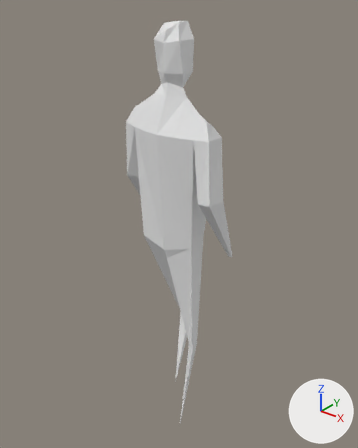
An edit to the Blender file Player.blend, drawn before and after from the same camera.
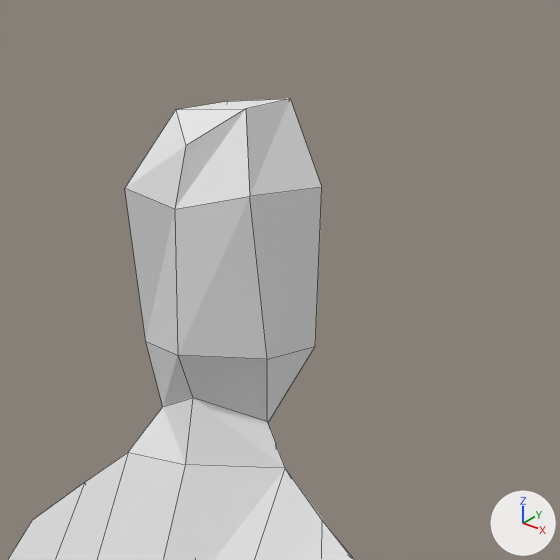
Old and new are each drawn whole from a 50 mm lens placed at (5.28, -6.53, 4.22), pointed at (-0.17, 0.28, 0.0) and again close up on the part from 36% to 68% of the width and 0% to 26% of the height. The axes (+X, +Y, +Z) are drawn at lower right. The lights are the same throughout. The close-ups show mesh edges as thin lines.
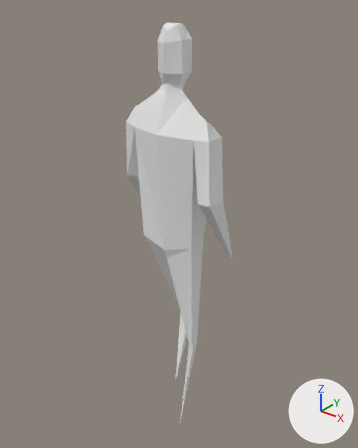
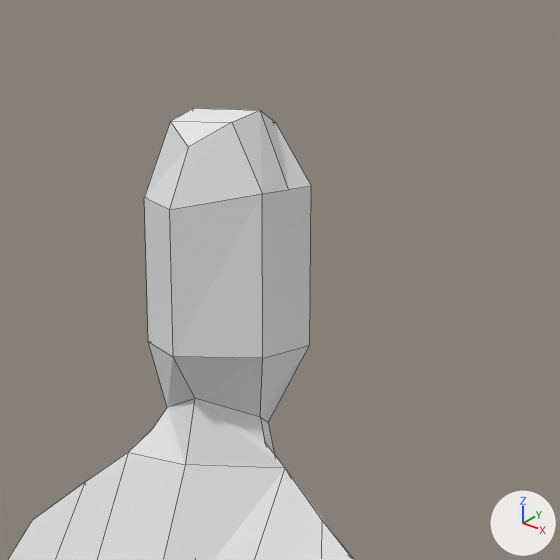
Changed parts and their boxes [x1, y1, x2, y2] in the close-ups (560 x 560 px):
'Cube', reshaped
    before: [8, 99, 354, 560]
    after: [8, 108, 354, 560]
part 1 of me_cube, built on
    before: [125, 99, 322, 468]
    after: [129, 108, 311, 468]

What changed in the scene script:
```text
Change me_cube:
    where me_cube.from_pydata(...)  # 95 vertices, 95 faces; spans x -1.38..1.06, y -0.66..0.95, z -4.14..3.67
    used by ob_cube; location = (0.0, 0.0, 0.0)
    verts and faces of me_cube; kept vertices keep their numbers, new ones are numbered from 95
    before: 62 (-0.36, 0.04, 2.68), 63 (0.08, 0.07, 2.67), 64 (-0.22, 0.52, 3.52), 65 (-0.34, 0.38, 3.65), 66 (-0.08, 0.4, 3.67)
    before: 67 (-0.32, 0.09, 3.64), 68 (-0.04, 0.11, 3.66), 69 (0.14, 0.0, 2.89), 70 (-0.42, 0.03, 2.89), 71 (-0.46, 0.28, 2.86)
    before: 72 (-0.21, 0.47, 2.8), 73 (0.12, 0.3, 2.9), 74 (-0.16, -0.06, 3.55), 75 (-0.22, 0.55, 3.38), 76 (-0.16, -0.11, 3.35)
    before: 77 (-0.15, -0.12, 2.89), 78 (-0.43, -0.06, 3.4), 79 (0.1, 0.34, 3.4), 80 (-0.48, 0.37, 3.4), 81 (0.1, -0.04, 3.41)
    before: 85 (-0.15, -0.04, 2.74), 93 (-0.4, 0.0, 2.6), 94 (0.13, 0.06, 2.6)
    me_cube part 1
    add delete_faces([(66, 68, 81, 79), (65, 80, 78, 67), (69, 73, 79, 81), (70, 78, 80, 71), (65, 67, 68, 66)])
    add for i in [70, 71, 85]: verts[i] += (0.01, 0.0, 0.0)
    add verts[62] = (-0.34, 0.04, 2.68)  # moved
    add verts[63] = (0.05, 0.07, 2.68)  # moved
    add verts[64] = (-0.22, 0.42, 3.5)  # moved
    add verts[65] = (-0.33, 0.31, 3.58)  # moved
    add verts[66] = (-0.09, 0.34, 3.6)  # moved
    add verts[67] = (-0.3, 0.04, 3.61)  # moved
    add verts[68] = (-0.06, 0.06, 3.62)  # moved
    add verts[69] = (0.11, 0.01, 2.89)  # moved
    add verts[72] = (-0.21, 0.46, 2.84)  # moved
    add verts[73] = (0.09, 0.3, 2.9)  # moved
    add verts[74] = (-0.16, -0.04, 3.54)  # moved
    add verts[75] = (-0.22, 0.5, 3.29)  # moved
    add verts[76] = (-0.16, -0.14, 3.35)  # moved
    add verts[77] = (-0.14, -0.16, 2.89)  # moved
    add verts[78] = (-0.41, 0.03, 3.36)  # moved
    add verts[79] = (0.06, 0.34, 3.4)  # moved
    add verts[80] = (-0.44, 0.32, 3.37)  # moved
    add verts[81] = (0.07, 0.05, 3.41)  # moved
    add verts[93] = (-0.37, 0.0, 2.6)  # moved
    add verts[94] = (0.08, 0.06, 2.6)  # moved
    add verts[95] = (-0.33, 0.19, 3.64)
    add verts[96] = (-0.06, 0.21, 3.64)
    add verts[97] = (0.07, 0.2, 3.4)
    add verts[98] = (-0.42, 0.17, 3.36)
    add faces += [(68, 81, 97, 96), (65, 80, 98, 95), (69, 73, 79, 97, 81), (70, 78, 98, 80, 71), (65, 95, 96, 66), (67, 68, 96, 95)]
    add faces += [(66, 96, 97, 79), (67, 95, 98, 78)]
```
